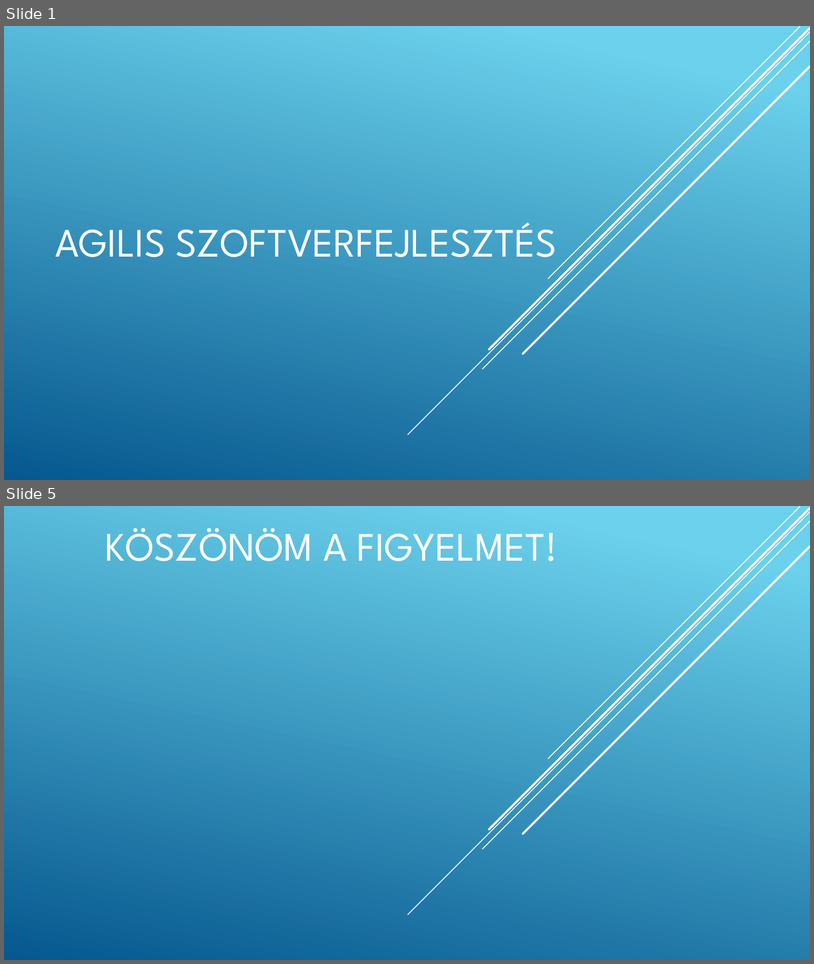
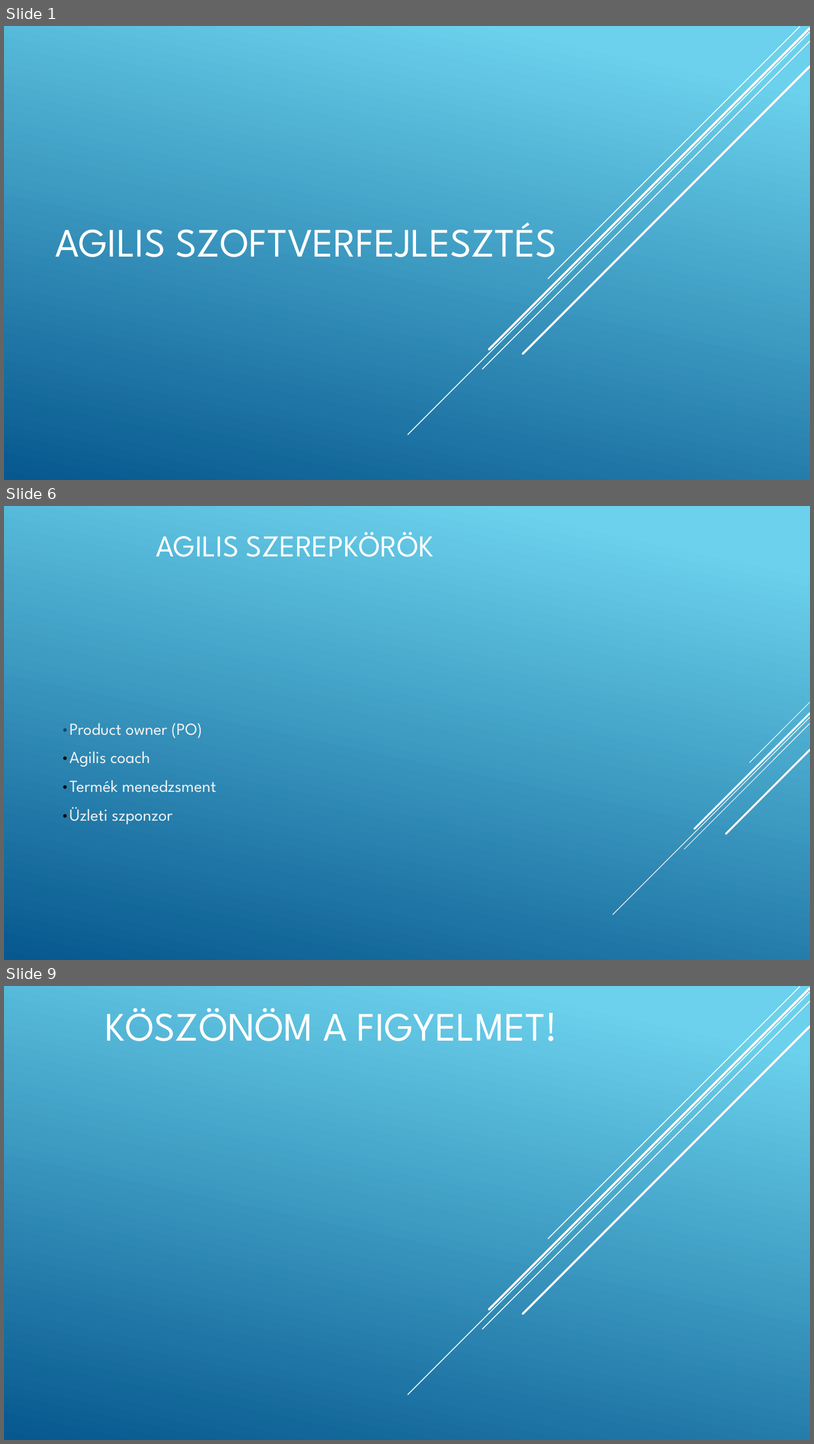
Before and after one commit to gutibalintka/iktppt, a slide deck: Agilis modell.pptx. Shown one above the other, each under a label of ours: slides 1 and 5 before the commit, slides 1, 6 and 9 after it; the slides between them are not shown. The pictures are 814x964 and 814x1444 pixels, drawn with LibreOffice and Linux fonts; fonts in the diff are those of the drawing. Boxes give left, top, right and bottom in pixels: in the first picture for what was removed or moved away, otherwise in the second. Text is boxed around its words. In the diff, an @@ line names an element or a change of style, - is before the commit and + after.

Commit message:
Add files via upload
agilis jelentése, előnyei, hátrányai

```diff
--- a/Agilis modell.pptx
+++ b/Agilis modell.pptx
@@ slide 6 added at [4, 506, 810, 960], background gradient #6ED2EB to #06588E @@
@@ title added at [156, 532, 434, 557], 36 pt, text #FFFFFF @@
+AGILIS SZEREPKÖRÖK
@@ text added at [61, 723, 216, 824], 20 pt, text #F2F2F2 @@
+•Product owner (PO)
+•Agilis coach
+•Termék menedzsment
+•Üzleti szponzor
@@ group added at [613, 702, 810, 915]: 5 lines @@
@@ what was slide 5 is now slide 9 @@
```
Also in this commit, not shown: 3 slides changed, 3 other slides added.
